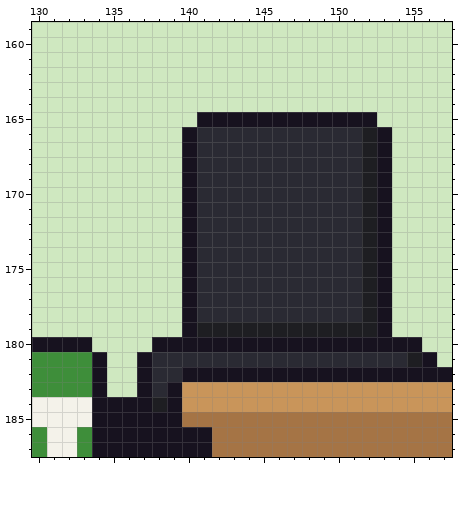
Two versions of one pixel-art file, office/office_one.aseprite. This is how it looked before the edit.
320x320 pixels, 1 frame. Colours within 5 levels of each other are drawn and written as one. Shown: x 130..157, y 159..187.
After the commit:
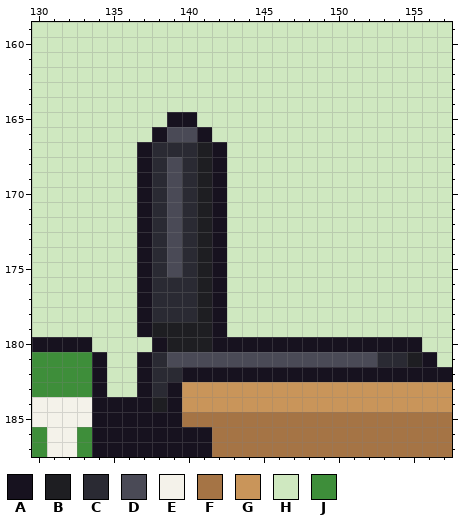
Palette (. is transparent): A #17121f  B #1e1e22  C #2a2a33  D #4a4a56  E #f4f2ea  F #a57445  G #c9955a  H #cfe8c0  J #3e8e3a
The exact change:
Changed rows in their new state; - is an unchanged pixel.
Layer "Chair":
first column x 137:
165 --AAHHHHHHHHHHHH-
166 -ADDAHHHHHHHHHHHH
167 ACCCBAHHHHHHHHHHH
168 ACDCBAHHHHHHHHHHH
169 ACDCBAHHHHHHHHHHH
170 ACDCBAHHHHHHHHHHH
171 ACDCBAHHHHHHHHHHH
172 ACDCBAHHHHHHHHHHH
173 ACDCBAHHHHHHHHHHH
174 ACDCBAHHHHHHHHHHH
175 ACDCBAHHHHHHHHHHH
176 ACCCBAHHHHHHHHHHH
177 ACCCBAHHHHHHHHHHH
178 ACCCBAHHHHHHHHHHH
179 ABBB-AHHHHHHHHHHH
180 --BBB------------
181 --DDDDDDDDDDDDDD-
Boxes around the changes in both pictures, in picture pixels (x1, y1, x2, y2):
changed: (137, 112, 392, 367)
